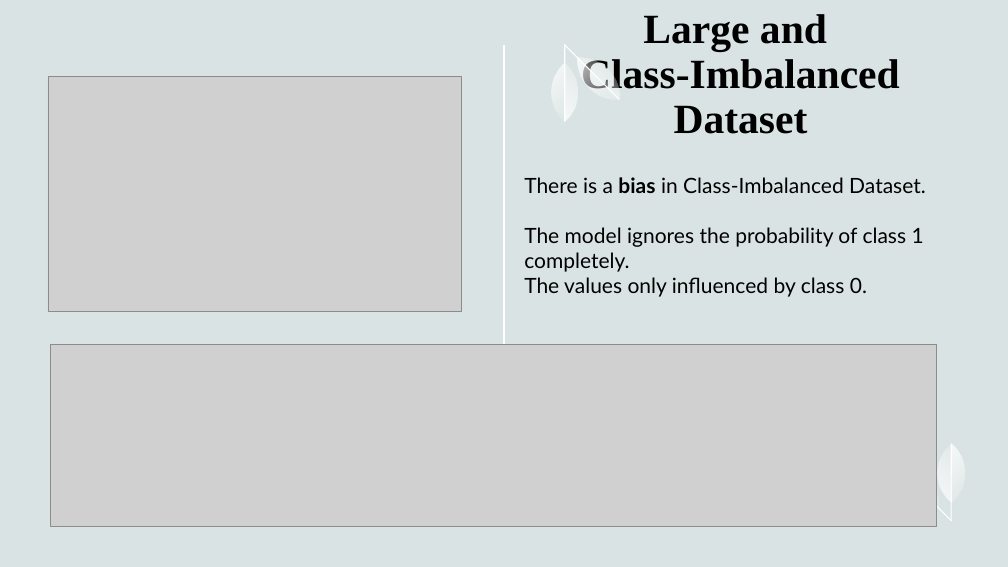
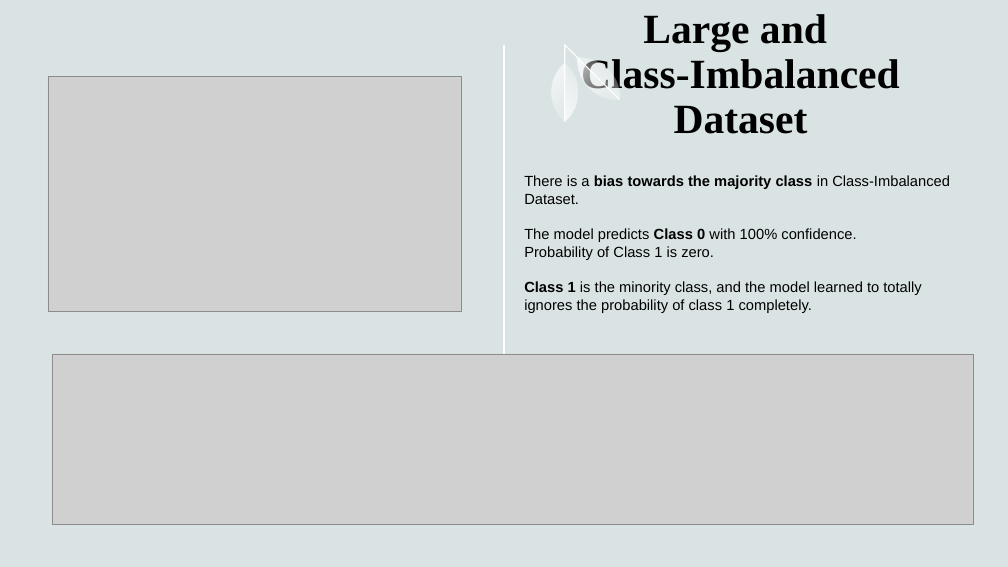
Before and after one commit to hennypurwadi/Imbalanced-or-Balanced-Dataset-Composition, a slide deck: slide 15 of 202370140_XAI_Presentation_1.pptx. Drawn at 1008x567 pixels with LibreOffice and Linux fonts; fonts in the diff are those of the drawing; grey boxes stand for pictures. Boxes give left, top, right and bottom in pixels: in the first picture for what was removed or moved away, otherwise in the second. Text is boxed around its words. In the diff, an @@ line names an element or a change of style, - is before the commit and + after.

```diff
--- a/202370140_XAI_Presentation_1.pptx
+++ b/202370140_XAI_Presentation_1.pptx
@@ text at [524,175,950,313]: text changed; size 20 to 14 pt; font Lato to Arial @@
-There is a bias in Class-Imbalanced Dataset.
-The model ignores the probability of class 1 completely.
-The values only influenced by class 0.
+There is a bias towards the majority class in Class-Imbalanced Dataset.
+The model predicts Class 0 with 100% confidence.
+Probability of Class 1 is zero.
+Class 1 is the minority class, and the model learned to totally ignores the probability of class 1 completely.
@@ picture: place and size @@
-picture at [51,345,936,526]
+picture at [52,354,973,525]
@@ group removed at [888,444,964,521]: 4 freeform shapes, 2 lines @@
```
Also in this commit, not shown: 7 other slides changed, 1 other file.
